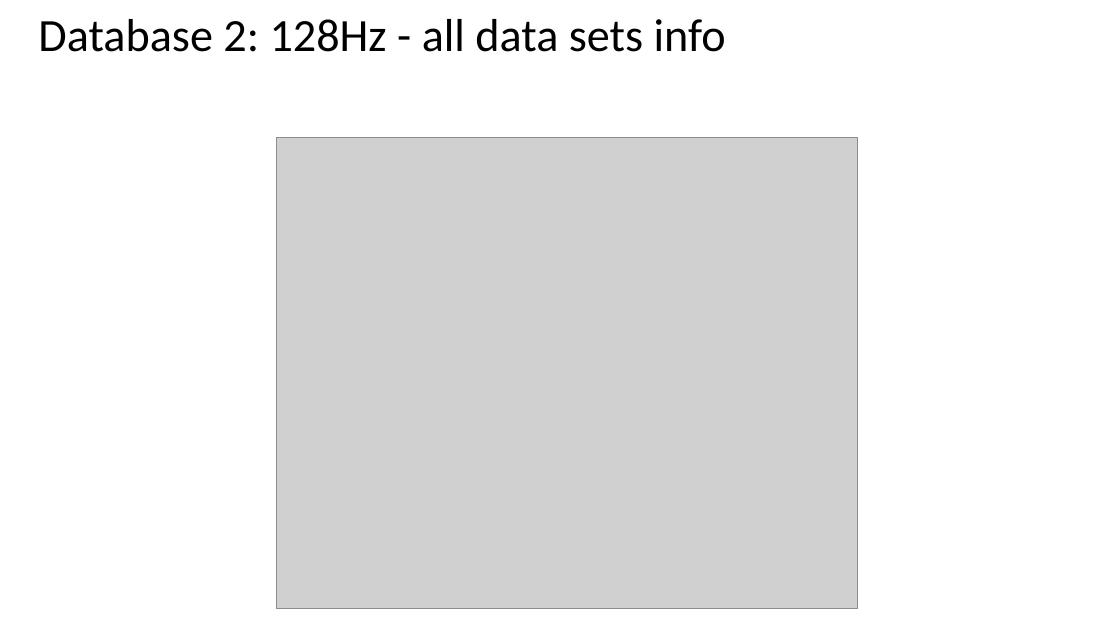
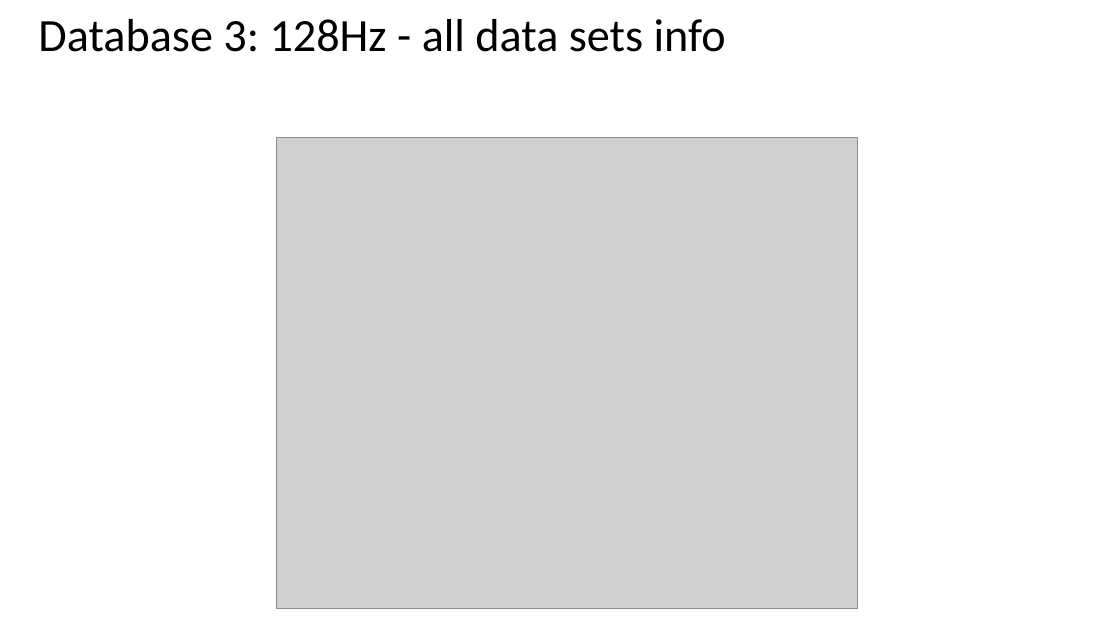
Before and after one commit to AntonioMarsella/github_ecg, a slide deck: slide 8 of db3_ucddb/Resampled/Detecting Sleep Apnea – Projet Period 2 - Resampling - SomeResults.pptx. Drawn at 1120x630 pixels with LibreOffice and Linux fonts; fonts in the diff are those of the drawing; grey boxes stand for pictures. Boxes give left, top, right and bottom in pixels: in the first picture for what was removed or moved away, otherwise in the second. Text is boxed around its words. In the diff, an @@ line names an element or a change of style, - is before the commit and + after.

Commit message:
typo: Database 2 -> Database 3
changed typo in powerpoint. I was talking about Database 3 not 2

```diff
--- a/db3_ucddb/Resampled/Detecting Sleep Apnea – Projet Period 2 - Resampling - SomeResults.pptx
+++ b/db3_ucddb/Resampled/Detecting Sleep Apnea – Projet Period 2 - Resampling - SomeResults.pptx
@@ title at (38,19,726,52): text changed @@
-Database 2: 128Hz - all data sets info
+Database 3: 128Hz - all data sets info
```
Also in this commit, not shown: 5 other slides changed, 1 other file.
